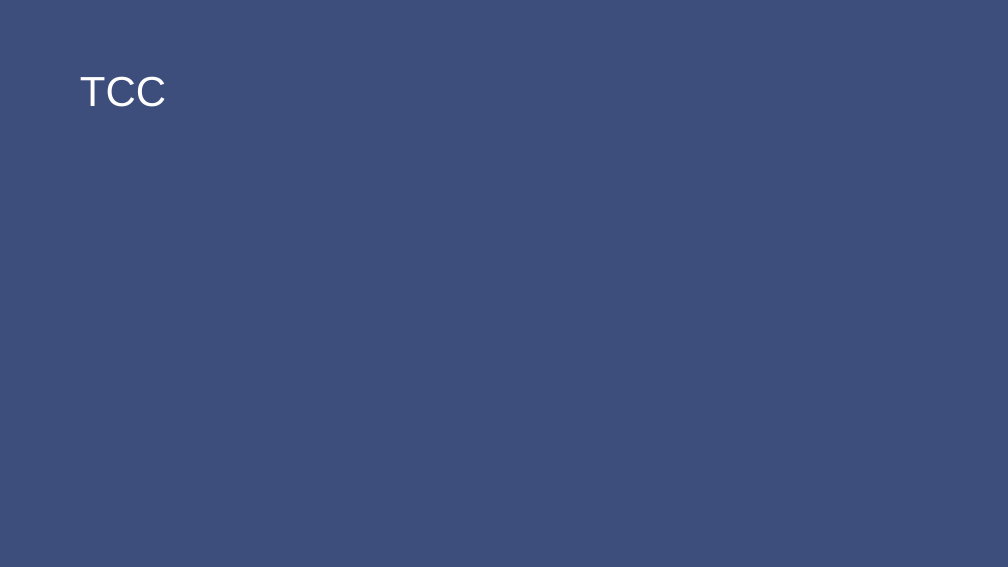
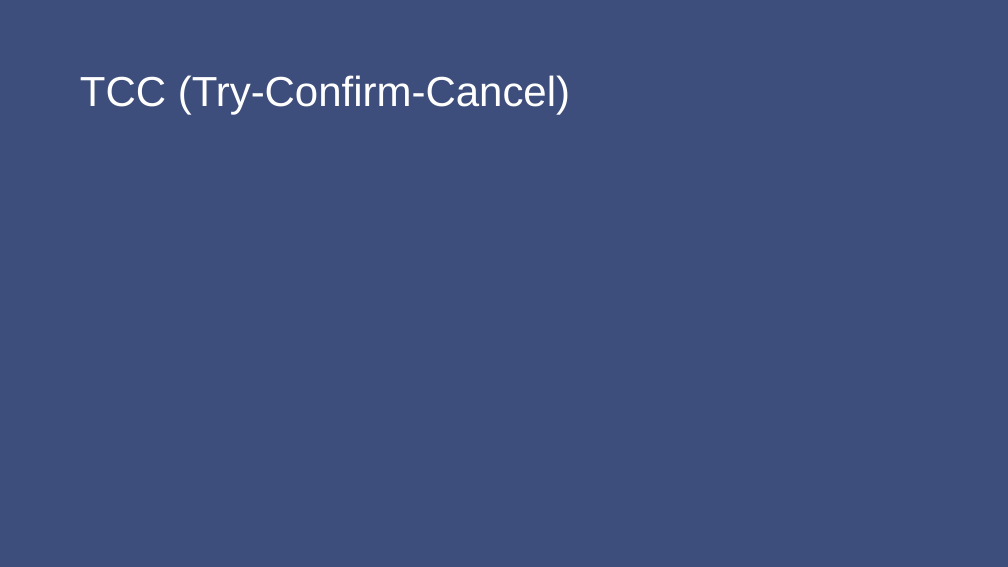
Before and after one commit to jungle0127/springcloudstudy, a slide deck: slide 84 of docs/distributedsystemtransaction.pptx (slide 82 before the commit). Drawn at 1008x567 pixels with LibreOffice and Linux fonts; fonts in the diff are those of the drawing. Boxes give left, top, right and bottom in pixels: in the first picture for what was removed or moved away, otherwise in the second. Text is boxed around its words. In the diff, an @@ line names an element or a change of style, - is before the commit and + after.

```diff
--- a/docs/distributedsystemtransaction.pptx
+++ b/docs/distributedsystemtransaction.pptx
@@ title at [80, 75, 570, 114]: text changed @@
-TCC
+TCC (Try-Confirm-Cancel)
```
Also in this commit, not shown: 5 other slides changed, 7 slides added, 1 slide removed, 9 other files.
